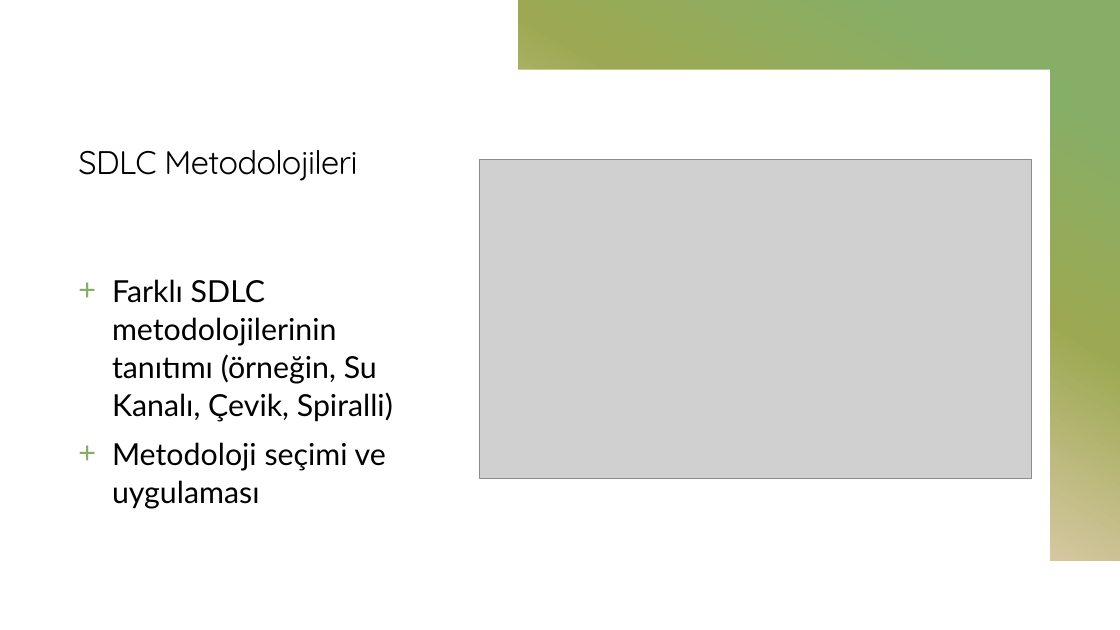
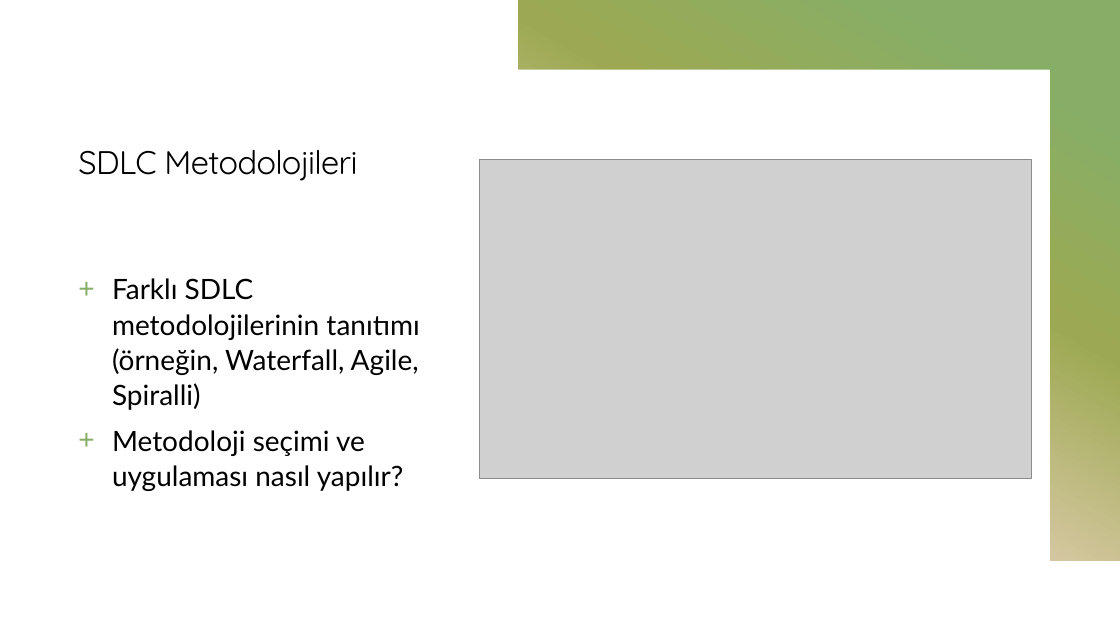
Before and after one commit to mehmetsungur/SDLC, a slide deck: slide 12 of SDLC.pptx (slide 9 before the commit). Drawn at 1120x630 pixels with LibreOffice and Linux fonts; fonts in the diff are those of the drawing; grey boxes stand for pictures. Boxes give left, top, right and bottom in pixels: in the first picture for what was removed or moved away, otherwise in the second. Text is boxed around its words. In the diff, an @@ line names an element or a change of style, - is before the commit and + after.

```diff
--- a/SDLC.pptx
+++ b/SDLC.pptx
@@ text at <box>112,278,419,491</box>: text changed; size 26 to 24.1 pt @@
-+ Farklı SDLC metodolojilerinin tanıtımı (örneğin, Su Kanalı, Çevik, Spiralli)
-+ Metodoloji seçimi ve uygulaması
++ Farklı SDLC metodolojilerinin tanıtımı (örneğin, Waterfall, Agile, Spiralli)
++ Metodoloji seçimi ve uygulaması nasıl yapılır?
```
Also in this commit, not shown: 2 other slides changed, 12 slides added.
